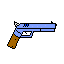
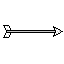
Layered file, before and after one edit (64x64). Changes by layer:
painted on "背景" over <box>3,21,63,49</box>
